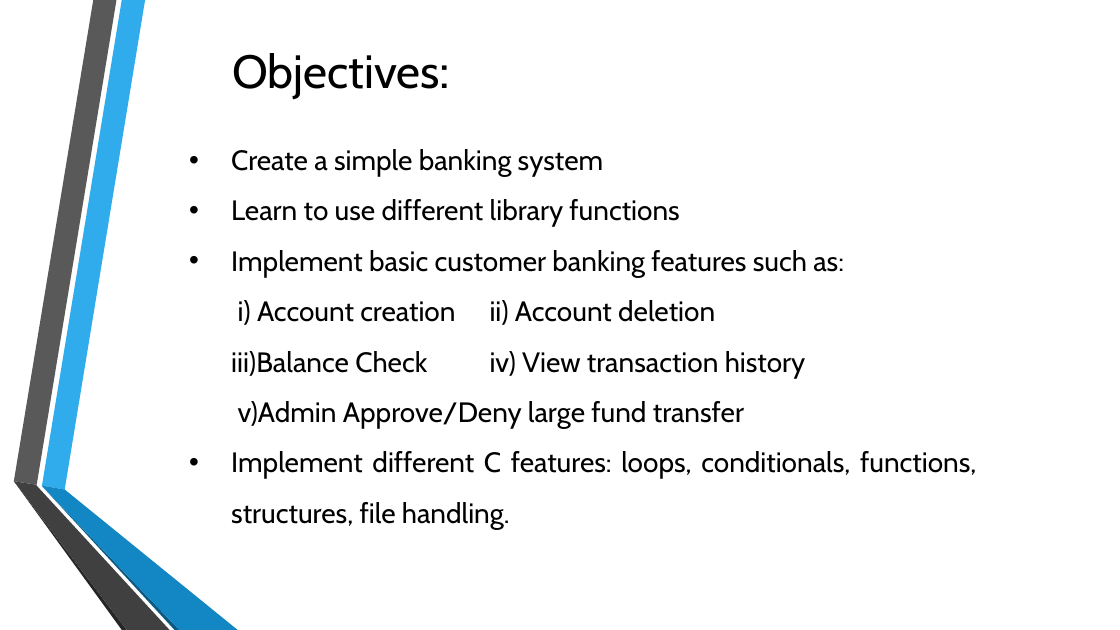
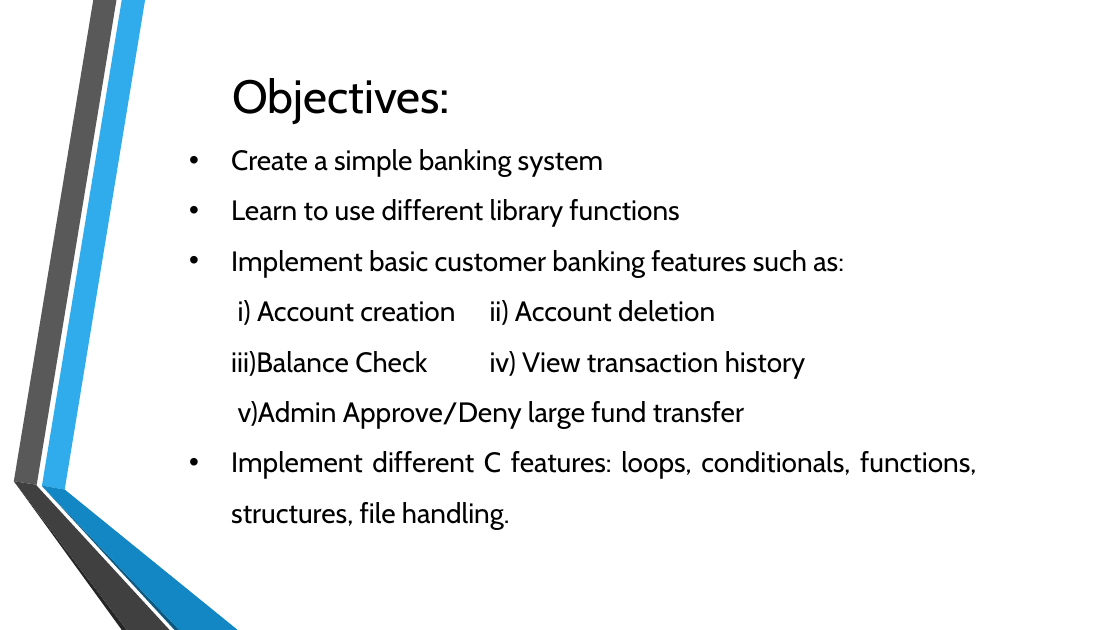
Before and after one commit to 10Rajin/Presentation, a slide deck: slide 2 of Banking Management System.pptx. Drawn at 1120x630 pixels with LibreOffice and Linux fonts; fonts in the diff are those of the drawing; background and template pictures are left out. Boxes give left, top, right and bottom in pixels: in the first picture for what was removed or moved away, otherwise in the second. Text is boxed around its words. In the diff, an @@ line names an element or a change of style, - is before the commit and + after.

```diff
--- a/Banking Management System.pptx
+++ b/Banking Management System.pptx
@@ title "Objectives:" moved from (x1=232, y1=53, x2=440, y2=99) to (x1=232, y1=78, x2=440, y2=124) @@
```
Also in this commit, not shown: 4 other slides changed.
